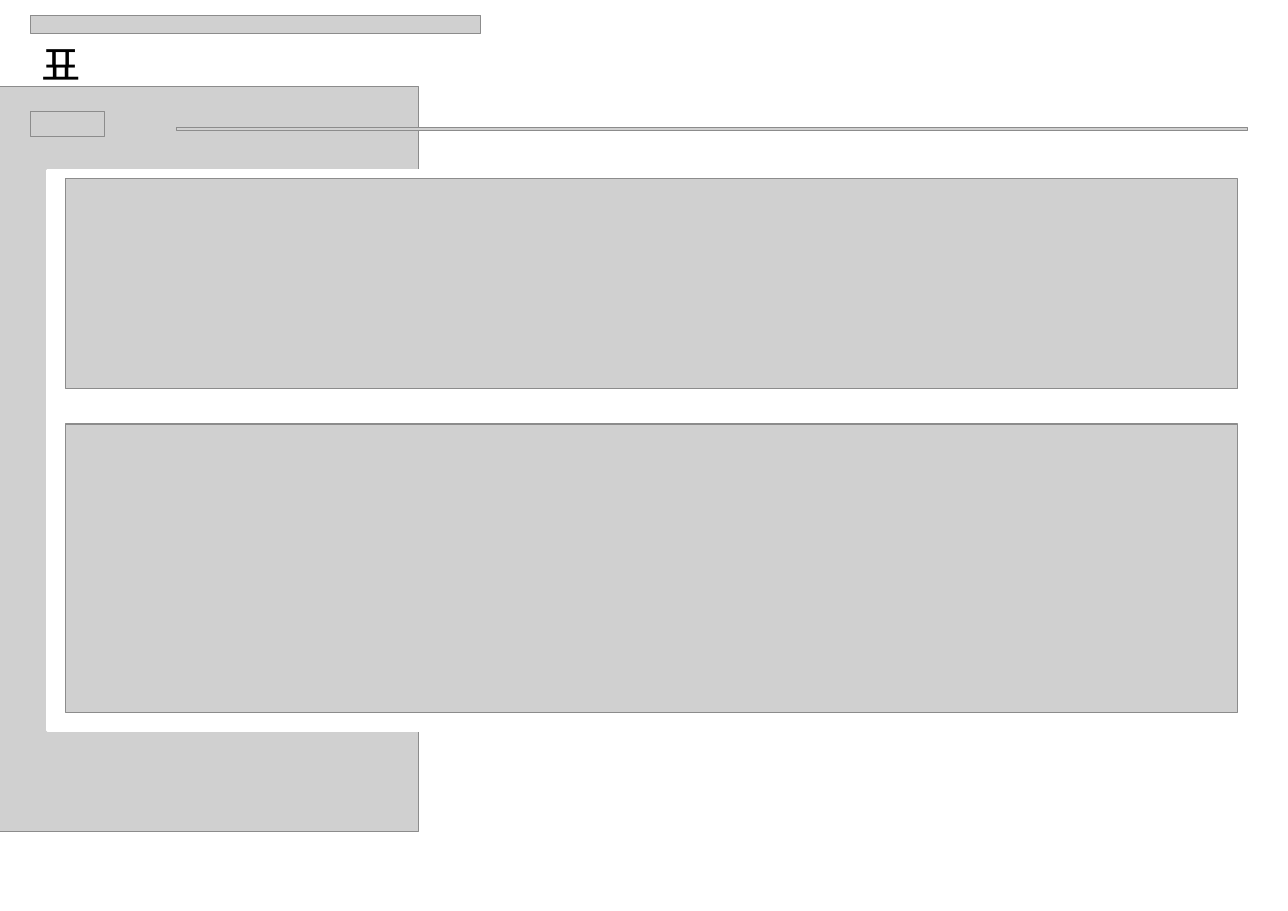
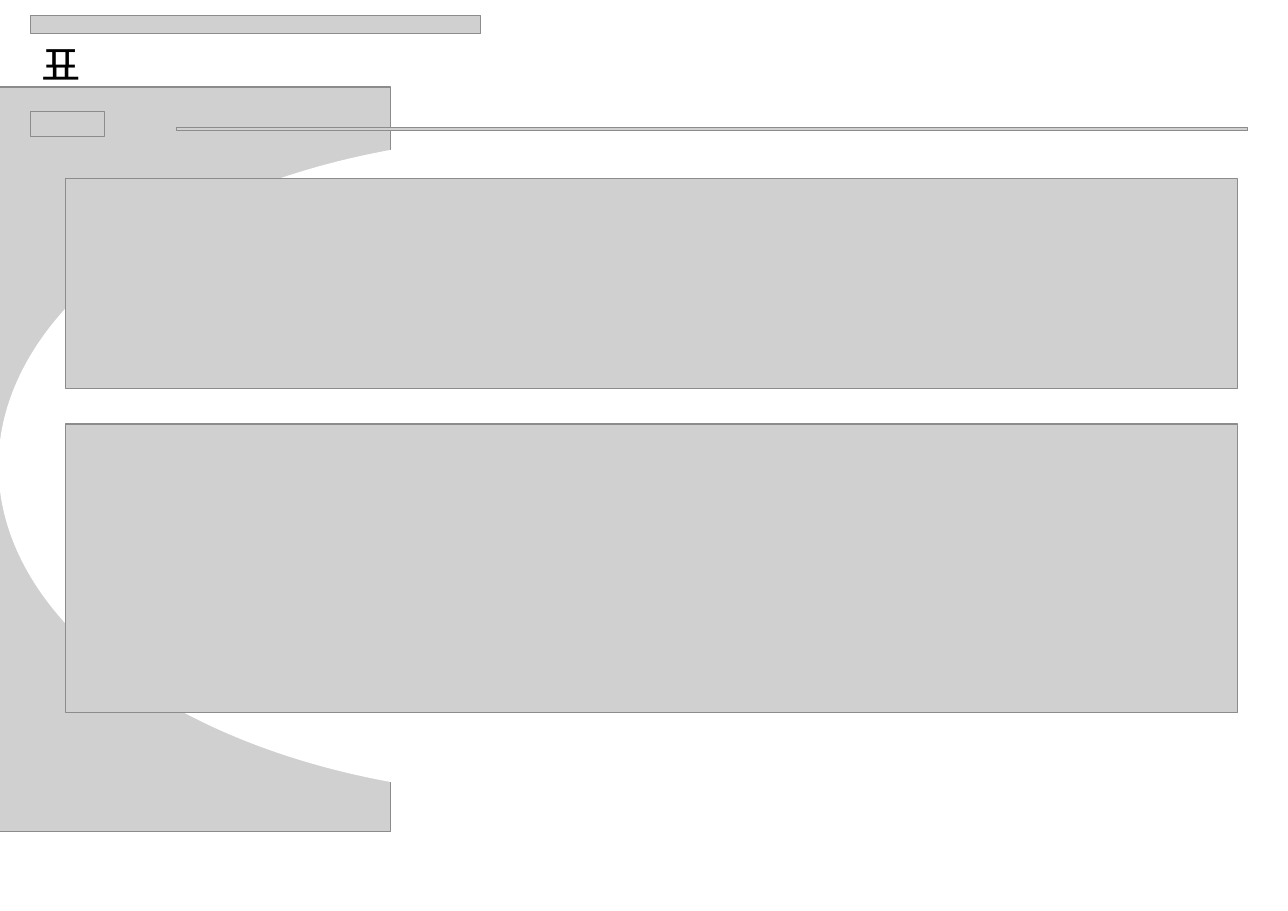
Before and after one commit to nunnunnu/miniProject, a slide deck: slide 5 of ppt/miniproject.pptx. Drawn at 1288x911 pixels with LibreOffice and Linux fonts; fonts in the diff are those of the drawing; grey boxes stand for pictures; background and template pictures are left out. Boxes give left, top, right and bottom in pixels: in the first picture for what was removed or moved away, otherwise in the second. Text is boxed around its words. In the diff, an @@ line names an element or a change of style, - is before the commit and + after.

Commit message:
221116 ppt

```diff
--- a/ppt/miniproject.pptx
+++ b/ppt/miniproject.pptx
@@ picture: place and size @@
-picture at box(0, 86, 418, 830)
+picture at box(0, 87, 391, 831)
@@ ellipse added at box(0, 137, 1109, 795), fill #FFFFFF, outline #FFFFFF 2 pt @@
@@ rectangle removed at box(47, 171, 1148, 731) @@
```
Also in this commit, not shown: 2 slides added, 7 other files.
